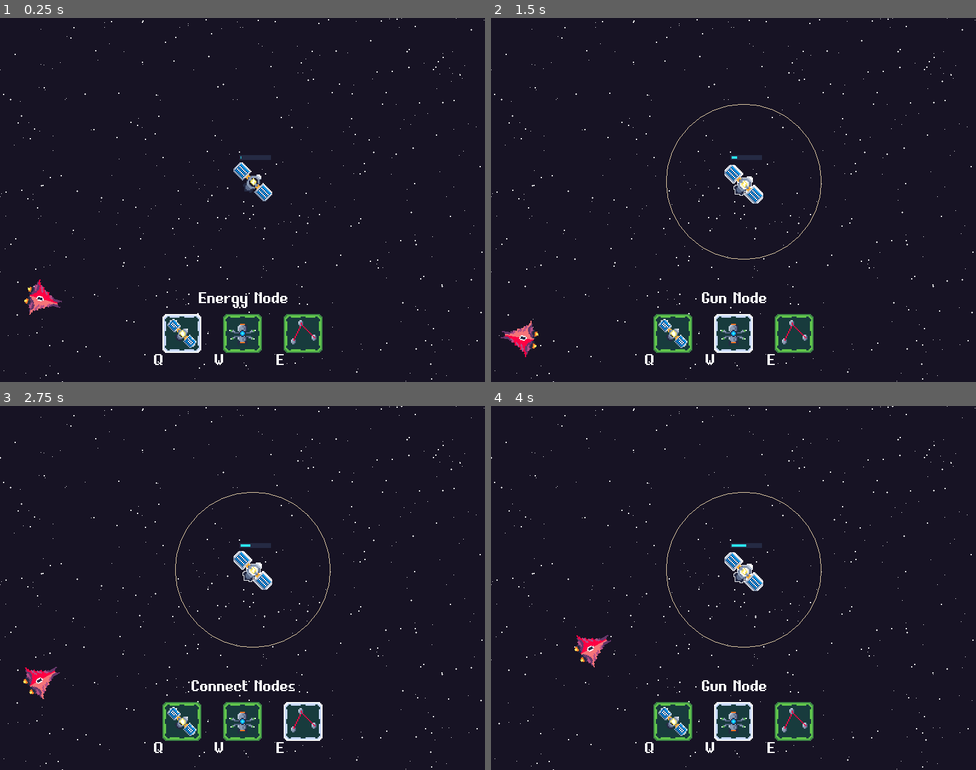
Above: before the commit, frames 1-4 (two rows, left to right).
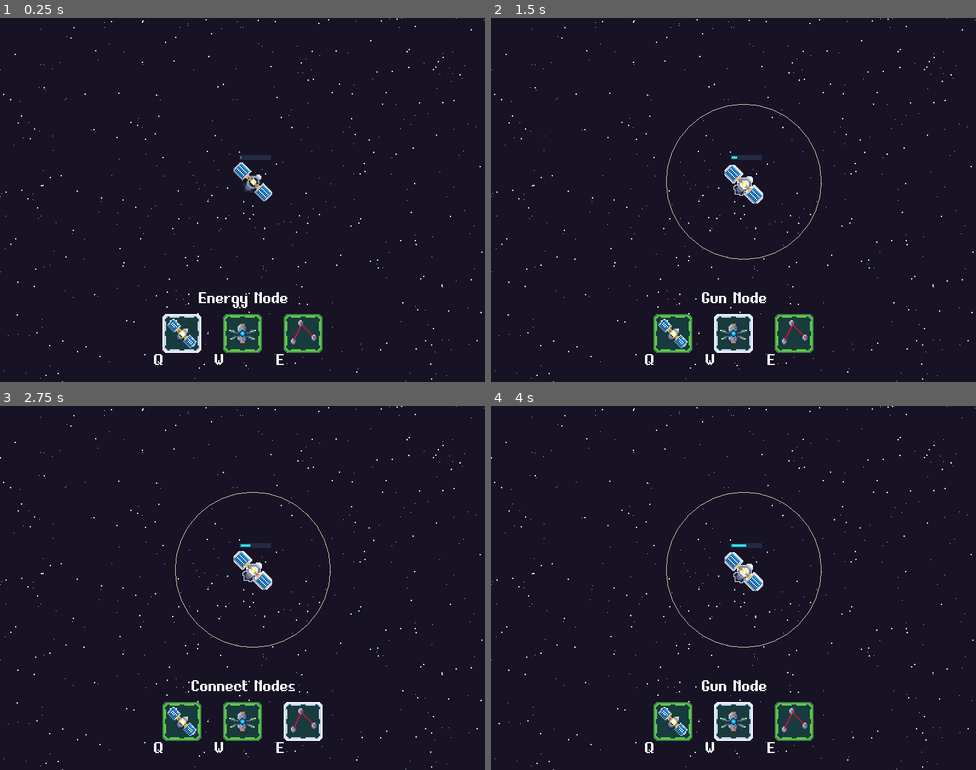
Above: after the commit, the same moments.

Repository: svntax/LD45-StartWithNothing
Game: Godot game, scene res://Scenes/Gameplay.tscn
The game is run twice, just before and just after one commit, with the same random seed, the same clock (stepped at 60 frames per second) and the same inputs. The engine's default icon, where the game draws it, is replaced by a stand-in: a white triangle on a blue panel in a dark square.
Inputs (mouse positions are in pixels of both pictures, inside the frame that each line leads up to):
- Up to frame 1 (0.25 s): no input
- Up to frame 2 (1.5 s): move the mouse to (743, 181) at 0.52 s; tap Q (BuildEnergyNode) at 0.6 s; click (743, 181) at 0.67 s; tap W (BuildGunNode) at 1.35 s; click (743, 181) at 1.42 s
- Up to frame 3 (2.75 s): move the mouse to (291, 507) at 2.02 s; tap E (BuildLink) at 2.1 s; click (291, 507) at 2.17 s
- Up to frame 4 (4 s): move the mouse to (709, 660) at 2.77 s; tap Q (BuildEnergyNode) at 2.85 s; click (709, 660) at 2.92 s; move the mouse to (879, 642) at 3.52 s; tap W (BuildGunNode) at 3.6 s; click (879, 642) at 3.67 s

The runs differ from the first frame. In frame 1, 0.3% of the frame differs, in the area x 5-13%, y 71-82%; in frame 2, 0.3%; in frame 3, 0.3%; in frame 4, 0.3%.

Commit message:
Add WIP enemy spawning system.

Diff:
--- /dev/null
+++ b/Scenes/EnemySpawningSystem.tscn
@@ -0,0 +1,17 @@
+[gd_scene load_steps=2 format=2]
+
+[ext_resource path="res://Scripts/EnemySpawningSystem.gd" type="Script" id=1]
+
+[node name="EnemySpawningSystem" type="Node2D"]
+script = ExtResource( 1 )
+
+[node name="SpawnTimer" type="Timer" parent="."]
+wait_time = 4.0
+
+[node name="SpawnPoints" type="Node2D" parent="."]
+
+[node name="InitialDelayTimer" type="Timer" parent="."]
+one_shot = true
+autostart = true
+[connection signal="timeout" from="SpawnTimer" to="." method="_on_SpawnTimer_timeout"]
+[connection signal="timeout" from="InitialDelayTimer" to="." method="_on_InitialDelayTimer_timeout"]
--- a/Scenes/Gameplay.tscn
+++ b/Scenes/Gameplay.tscn
@@ -2,8 +2,8 @@
 
 [ext_resource path="res://Scripts/GameplayControls.gd" type="Script" id=1]
 [ext_resource path="res://Scripts/Starfield.gd" type="Script" id=2]
-[ext_resource path="res://Scenes/CrashingEnemySpawn.tscn" type="PackedScene" id=3]
-[ext_resource path="res://Scenes/NodeTypeSelectionUI.tscn" type="PackedScene" id=4]
+[ext_resource path="res://Scenes/NodeTypeSelectionUI.tscn" type="PackedScene" id=3]
+[ext_resource path="res://Scenes/EnemySpawningSystem.tscn" type="PackedScene" id=4]
 
 [sub_resource type="CircleShape2D" id=1]
 radius = 4.0
@@ -25,9 +25,28 @@
 margin_right = 40.0
 margin_bottom = 40.0
 
-[node name="CrashingEnemySpawn" parent="." instance=ExtResource( 3 )]
-position = Vector2( 60, 460 )
-
-[node name="NodeTypeSelectionUI" parent="." instance=ExtResource( 4 )]
+[node name="NodeTypeSelectionUI" parent="UILayer" instance=ExtResource( 3 )]
 position = Vector2( 300, 520 )
 scale = Vector2( 2, 2 )
+
+[node name="EnemySpawningSystem" parent="." instance=ExtResource( 4 )]
+
+[node name="Position2D" type="Position2D" parent="EnemySpawningSystem/SpawnPoints" index="0"]
+position = Vector2( 160, -30 )
+
+[node name="Position2D2" type="Position2D" parent="EnemySpawningSystem/SpawnPoints" index="1"]
+position = Vector2( 370, -30 )
+
+[node name="Position2D3" type="Position2D" parent="EnemySpawningSystem/SpawnPoints" index="2"]
+position = Vector2( 600, -30 )
+
+[node name="Position2D4" type="Position2D" parent="EnemySpawningSystem/SpawnPoints" index="3"]
+position = Vector2( 925.686, 187.124 )
+
+[node name="Position2D5" type="Position2D" parent="EnemySpawningSystem/SpawnPoints" index="4"]
+position = Vector2( 920.675, 477.736 )
+
+[node name="Position2D6" type="Position2D" parent="EnemySpawningSystem/SpawnPoints" index="5"]
+position = Vector2( -89.7853, 307.377 )
+
+[editable path="EnemySpawningSystem"]
--- a/Scripts/CrashingEnemyAI.gd
+++ b/Scripts/CrashingEnemyAI.gd
@@ -62,6 +62,8 @@
 
 func targetRandomNode():
     var spaceNodes = get_tree().get_nodes_in_group("SpaceNodes")
+    if spaceNodes.empty():
+        return
     var i = randi() % spaceNodes.size()
     fallbackTargetPos = spaceNodes[i].global_position + Vector2(rand_range(-200, 200), rand_range(-200, 200))
 
--- /dev/null
+++ b/Scripts/EnemySpawningSystem.gd
@@ -0,0 +1,24 @@
+extends Node2D
+
+var crashingEnemyScene = load("res://Scenes/CrashingEnemySpawn.tscn")
+
+onready var spawnTimer = $SpawnTimer
+onready var spawnPoints = $SpawnPoints
+
+func startSpawningEnemies():
+    spawnTimer.start()
+
+func _on_SpawnTimer_timeout():
+    var enemy = crashingEnemyScene.instance()
+    add_child(enemy)
+
+    #Pick random spawn point
+    var i = randi() % spawnPoints.get_child_count()
+    enemy.global_position = spawnPoints.get_child(i).global_position
+    enemy.set_number_of_segments(floor(rand_range(1, 6)))
+    enemy.init_segments()
+
+    spawnTimer.wait_time = floor(rand_range(4, 7))
+
+func _on_InitialDelayTimer_timeout():
+    startSpawningEnemies()
--- a/Scripts/GameplayControls.gd
+++ b/Scripts/GameplayControls.gd
@@ -6,7 +6,7 @@
 var gunNodeScene = load("res://Scenes/GunNode.tscn")
 
 onready var mouseArea = $MouseArea
-onready var nodeSelectUI = $NodeTypeSelectionUI
+onready var nodeSelectUI = $UILayer/NodeTypeSelectionUI
 
 onready var selectedNode = null
 
--- a/Scripts/WormSpawner.gd
+++ b/Scripts/WormSpawner.gd
@@ -16,7 +16,7 @@
 export (int) var distance_between_joints = 40
 
 func _ready():
-    init_segments()
+    pass
 
 func init_segments() -> void:
     # Initialize the segments, can customize each segment's properties if needed
